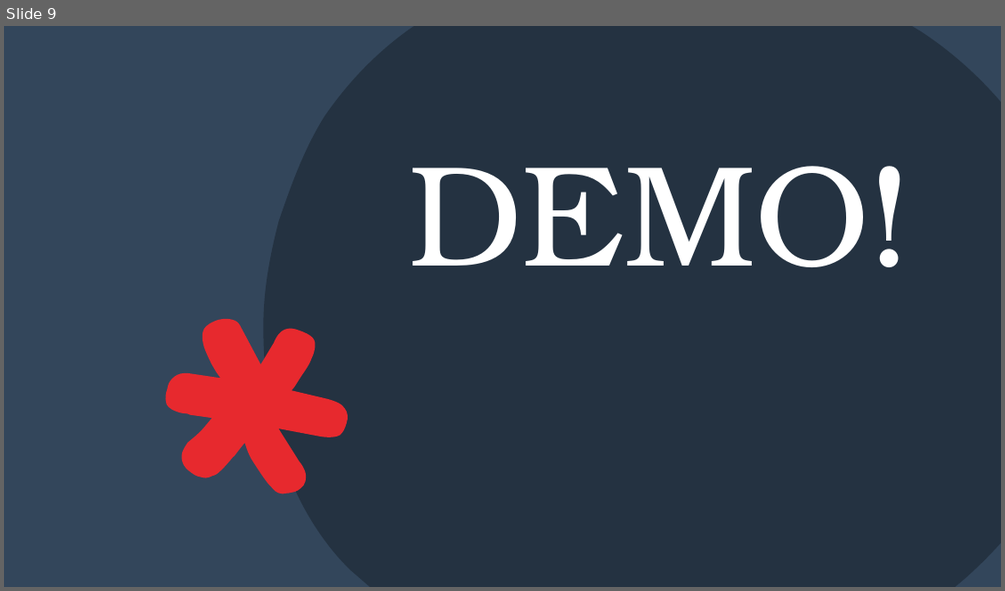
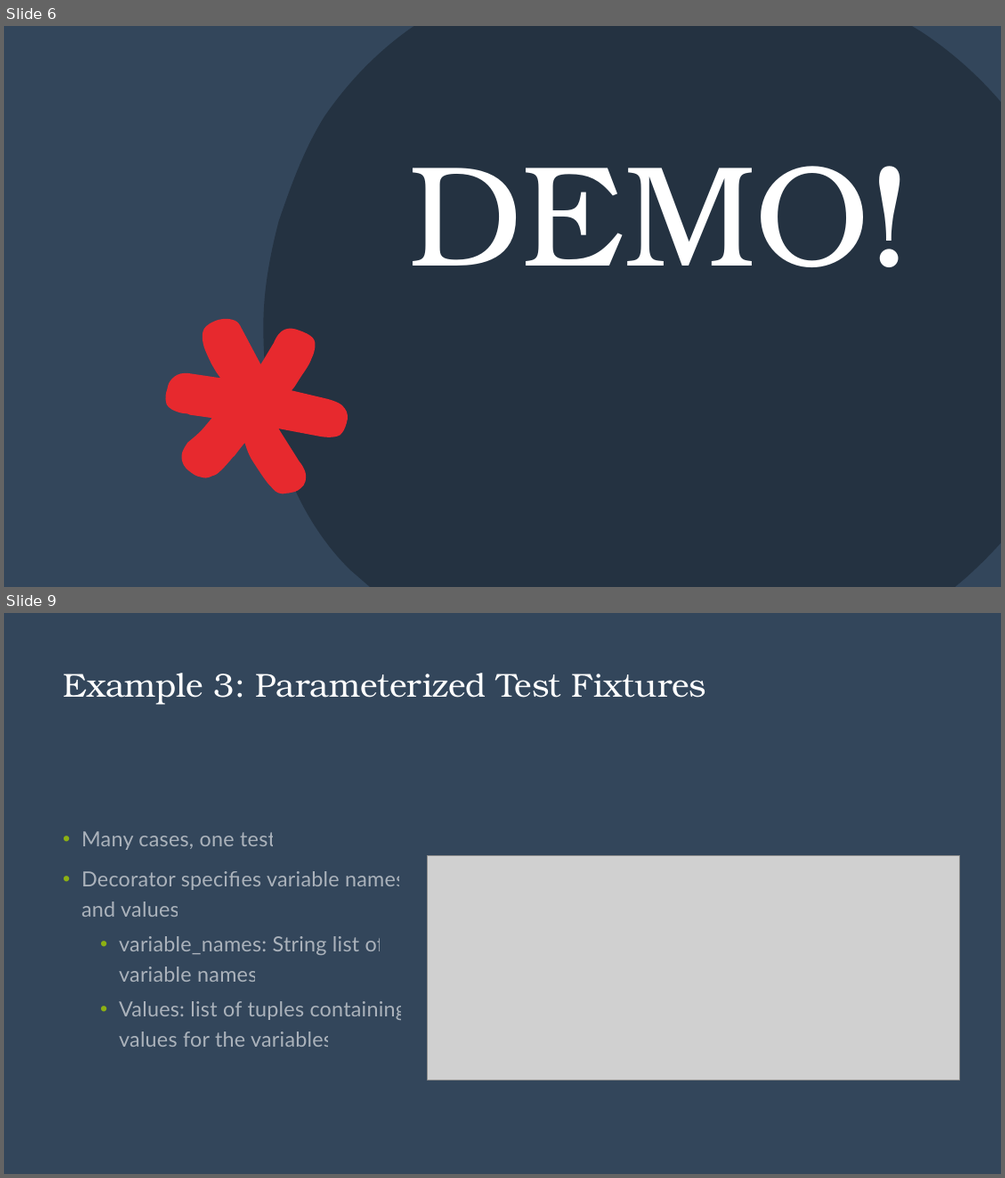
Before and after one commit to hc-sc-ocdo-bdpd/testing-demo, a slide deck: UnitTestingInPython.pptx. Shown one above the other, each under a label of ours: slide 9 before the commit, slides 6 and 9 after it; the slides between them are not shown. The pictures are 1005x591 and 1005x1178 pixels, drawn with LibreOffice and Linux fonts; fonts in the diff are those of the drawing; grey boxes stand for pictures. Boxes give left, top, right and bottom in pixels: in the first picture for what was removed or moved away, otherwise in the second. Text is boxed around its words. In the diff, an @@ line names an element or a change of style, - is before the commit and + after.

Commit message:
update examples and slides

```diff
--- a/UnitTestingInPython.pptx
+++ b/UnitTestingInPython.pptx
@@ slide 9 added at (x1=4, y1=613, x2=1001, y2=1174), background #243241 @@
@@ rectangle added at (x1=4, y1=613, x2=1001, y2=1174), fill #33465B @@
@@ title added at (x1=63, y1=673, x2=706, y2=705), 32 pt, text #FFFFFF @@
+Example 3: Parameterized Test Fixtures
@@ text added at (x1=81, y1=831, x2=406, y2=1046), 20 pt, text #FFFFFF at 58% opacity @@
+• Many cases, one test
+• Decorator specifies variable names and values
+  • variable_names: String list of variable names
+  • Values: list of tuples containing values for the variables
@@ picture added at (x1=428, y1=855, x2=960, y2=1079) @@
@@ what was slide 9 is now slide 6 @@
```
Also in this commit, not shown: 4 other slides added, 1 slide removed, 1 other file.
